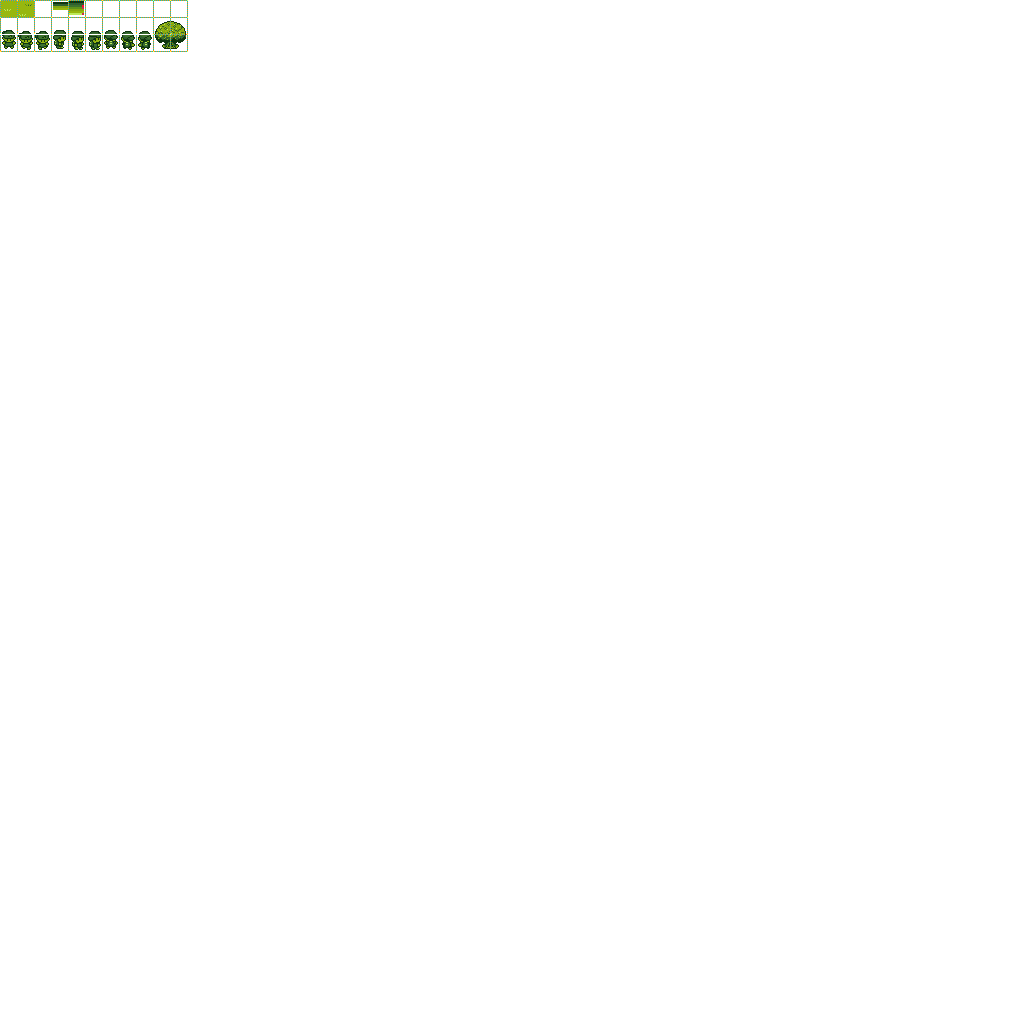
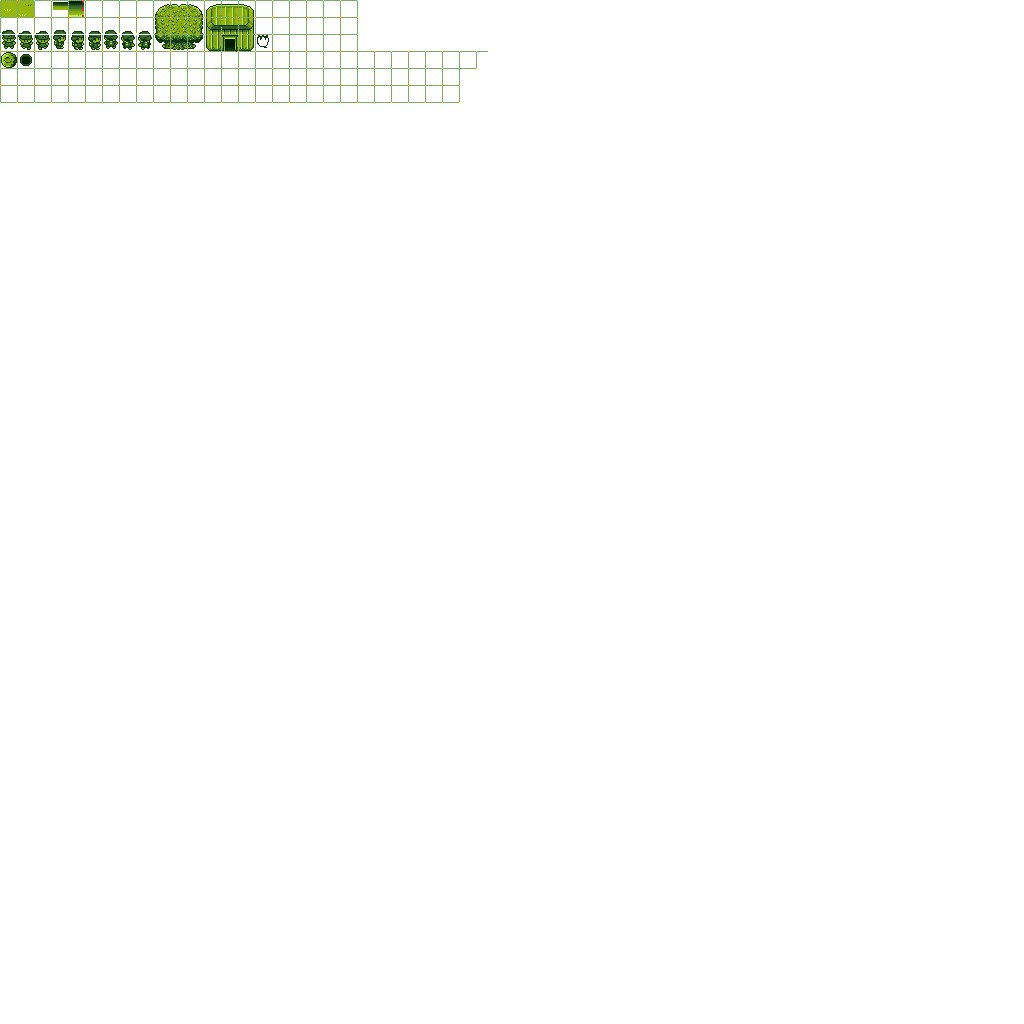
Layers edited between the first and the second 1024×1024 image:
renamed "Layer 20(pasted)" to "Layer 28(pasted)", painted on it over (0, 0, 488, 103)
removed layer "Layer 19(pasted)" over (64, 0, 192, 103)
removed layer "Layer 18(pasted)" over (0, 0, 192, 103)
painted on "Layer 1 Merged" over (0, 0, 488, 103)
